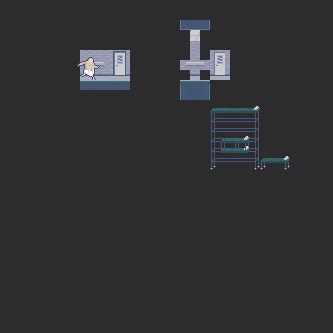
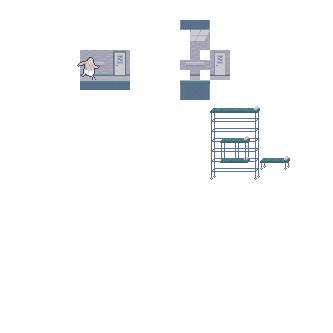
Revision of a layered w=333, h=333 image; what changed, layer by layer:
hid "noise", painted on it, masked it over [0, 0, 333, 333]
painted on "Layer 12" over [210, 147, 260, 180]
added layer "Layer 9 copy" in group "tiles" over [200, 40, 210, 50]
added layer "Layer 8 copy" in group "tiles" over [200, 30, 210, 40]
hid "Background" over [0, 0, 333, 333]
